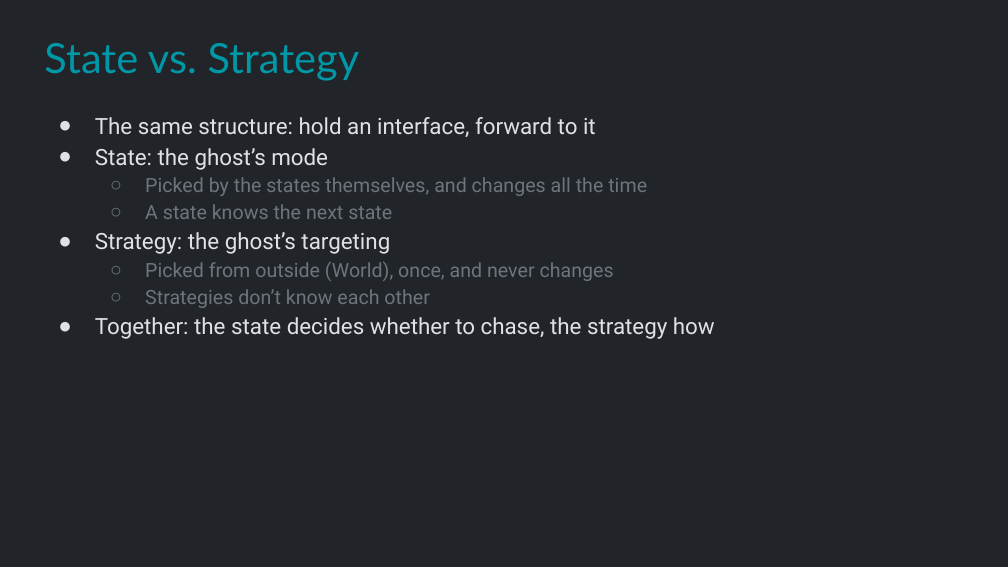
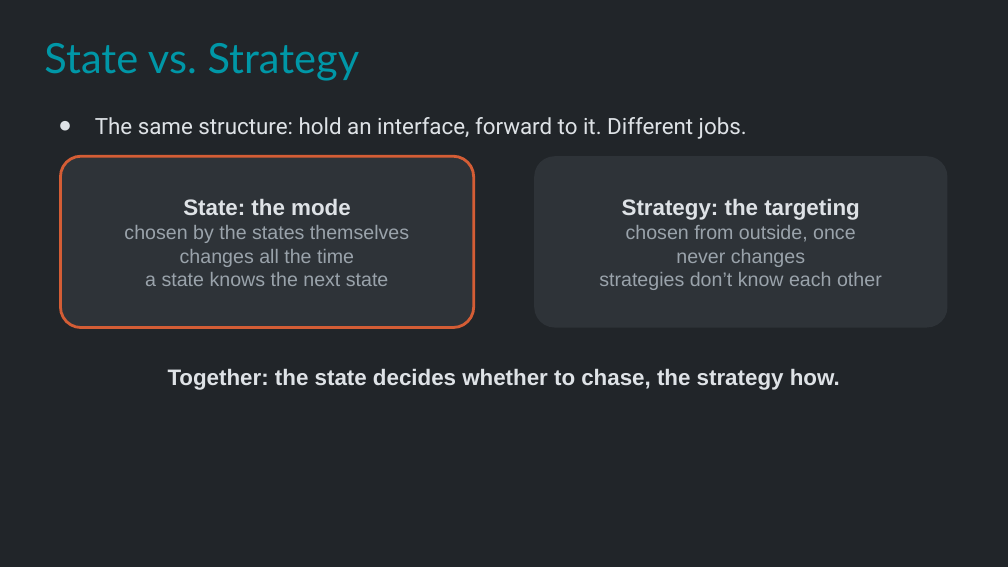
Before and after one commit to Metamate/gar, a slide deck: slide 19 of slides/05 Pac-Man.pptx. Drawn at 1008x567 pixels with LibreOffice and Linux fonts; fonts in the diff are those of the drawing. Boxes give left, top, right and bottom in pixels: in the first picture for what was removed or moved away, otherwise in the second. Text is boxed around its words. In the diff, an @@ line names an element or a change of style, - is before the commit and + after.

```diff
--- a/slides/05 Pac-Man.pptx
+++ b/slides/05 Pac-Man.pptx
@@ text at box(95, 117, 747, 139): text changed @@
-● The same structure: hold an interface, forward to it
-● State: the ghost’s mode
-  ○ Picked by the states themselves, and changes all the time
-  ○ A state knows the next state
-● Strategy: the ghost’s targeting
-  ○ Picked from outside (World), once, and never changes
-  ○ Strategies don’t know each other
-● Together: the state decides whether to chase, the strategy how
+● The same structure: hold an interface, forward to it. Different jobs.
@@ rounded rectangle added at box(60, 156, 474, 328), fill #2E3338, outline #D45D35 2 pt, 14 pt, text #9AA3AB @@
+State: the mode
+chosen by the states themselves
+changes all the time
+a state knows the next state
@@ rounded rectangle added at box(534, 156, 948, 328), fill #2E3338, 14 pt, text #9AA3AB @@
+Strategy: the targeting
+chosen from outside, once
+never changes
+strategies don’t know each other
@@ text added at box(168, 368, 840, 390), 16 pt, text #DEE2E6, bold @@
+Together: the state decides whether to chase, the strategy how.
```
Also in this commit, not shown: 6 other slides changed, 1 slide added.
